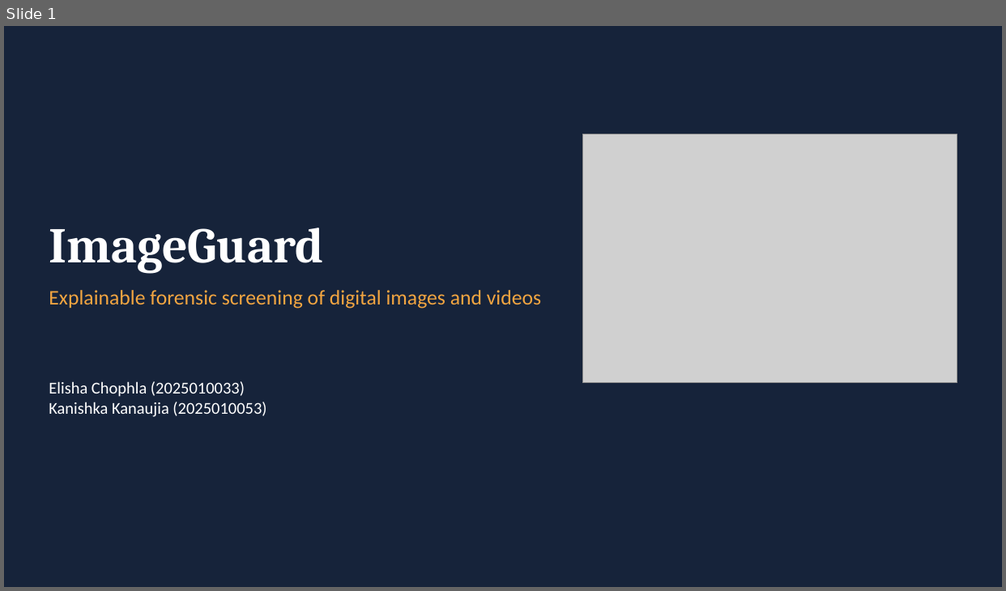
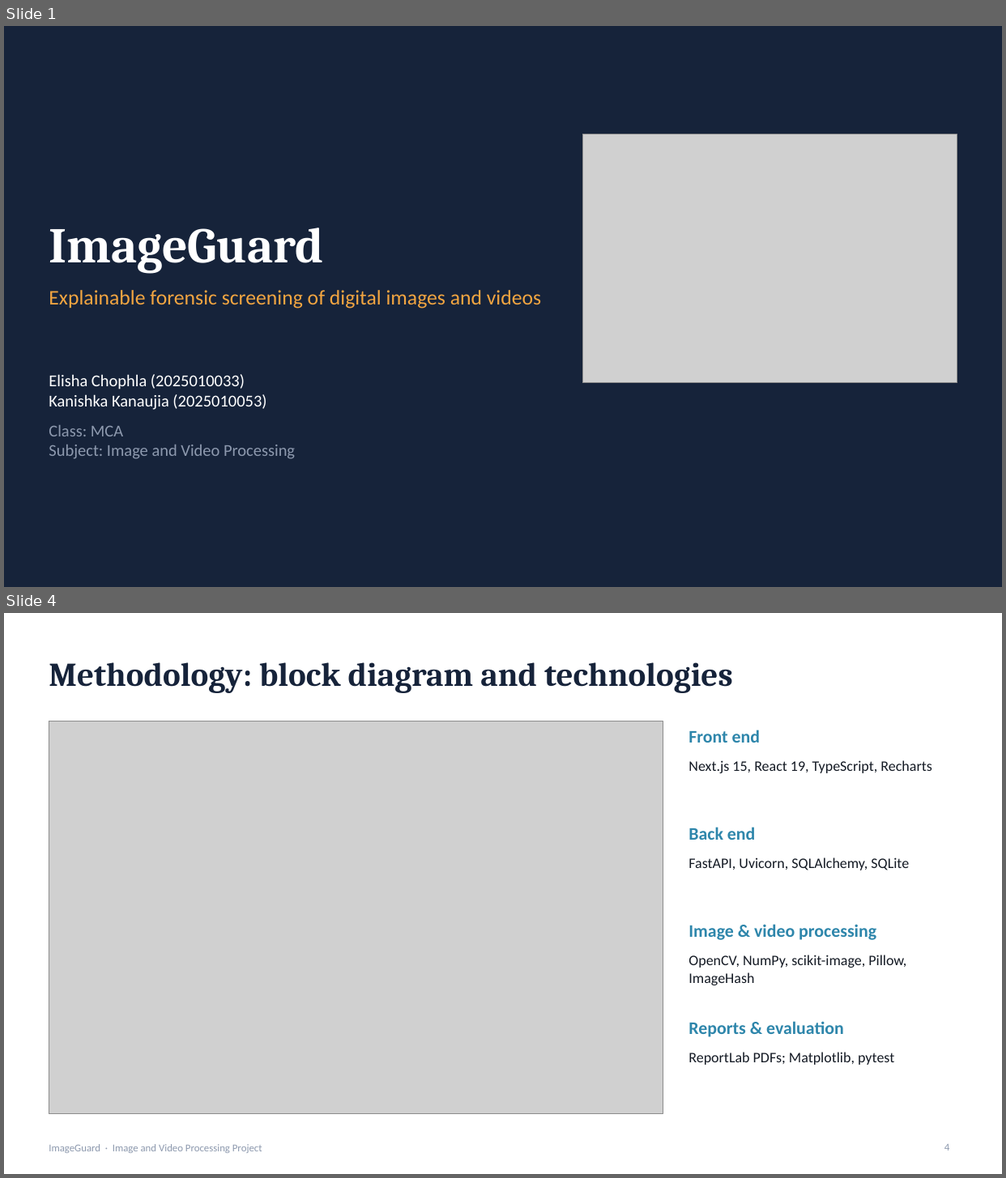
Before and after one commit to kankanaujia/ImageGuard-IVP-Project, a slide deck: documentation/ImageGuard_Presentation.pptx. Shown one above the other, each under a label of ours: slide 1 before the commit, slides 1 and 4 after it; the slides between them are not shown. The pictures are 1006x591 and 1006x1178 pixels, drawn with LibreOffice and Linux fonts; fonts in the diff are those of the drawing; grey boxes stand for pictures. Boxes give left, top, right and bottom in pixels: in the first picture for what was removed or moved away, otherwise in the second. Text is boxed around its words. In the diff, an @@ line names an element or a change of style, - is before the commit and + after.

```diff
--- a/documentation/ImageGuard_Presentation.pptx
+++ b/documentation/ImageGuard_Presentation.pptx
@@ slide 4 added at <box>4,613,1002,1174</box>, background #FFFFFF @@
@@ title added at <box>49,662,733,693</box>, 32 pt, text #16233A, bold @@
+Methodology: block diagram and technologies
@@ picture added at <box>49,722,663,1114</box> @@
@@ text added at <box>688,730,760,743</box>, 17 pt, text #2E86AB, bold @@
+Front end
@@ text added at <box>688,760,931,773</box>, 14 pt, text #141A24 @@
+Next.js 15, React 19, TypeScript, Recharts
@@ text added at <box>688,827,755,840</box>, 17 pt, text #2E86AB, bold @@
+Back end
@@ text added at <box>688,858,909,871</box>, 14 pt, text #141A24 @@
+FastAPI, Uvicorn, SQLAlchemy, SQLite
@@ text added at <box>688,924,876,940</box>, 17 pt, text #2E86AB, bold @@
+Image & video processing
@@ text added at <box>688,955,906,986</box>, 14 pt, text #141A24 @@
+OpenCV, NumPy, scikit-image, Pillow, ImageHash
@@ text added at <box>688,1021,844,1037</box>, 17 pt, text #2E86AB, bold @@
+Reports & evaluation
@@ text added at <box>688,1052,894,1065</box>, 14 pt, text #141A24 @@
+ReportLab PDFs; Matplotlib, pytest
@@ text added at <box>49,1144,262,1153</box>, 10 pt, text #8D99AE @@
+ImageGuard · Image and Video Processing Project
@@ page number added at <box>944,1144,949,1151</box>, 10 pt, text #8D99AE @@
+4
@@ slide 1 changed as well @@
@@ text "Elisha Chophla (2025010033)": place and size @@
-text "Elisha Chophla (2025010033)" at <box>49,382,266,417</box>
+text "Elisha Chophla (2025010033)" at <box>49,374,295,459</box>
@@ text at <box>49,425,295,459</box>: paragraphs added @@
+Class: MCA
+Subject: Image and Video Processing
```
Also in this commit, not shown: 11 other slides changed, 5 other slides added, 3 slides removed, 30 other files.
